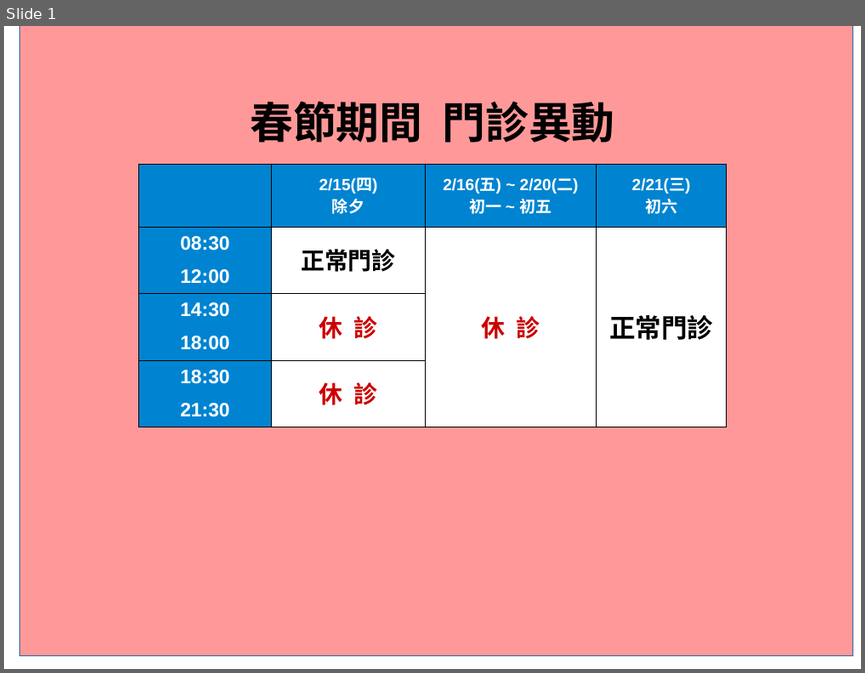
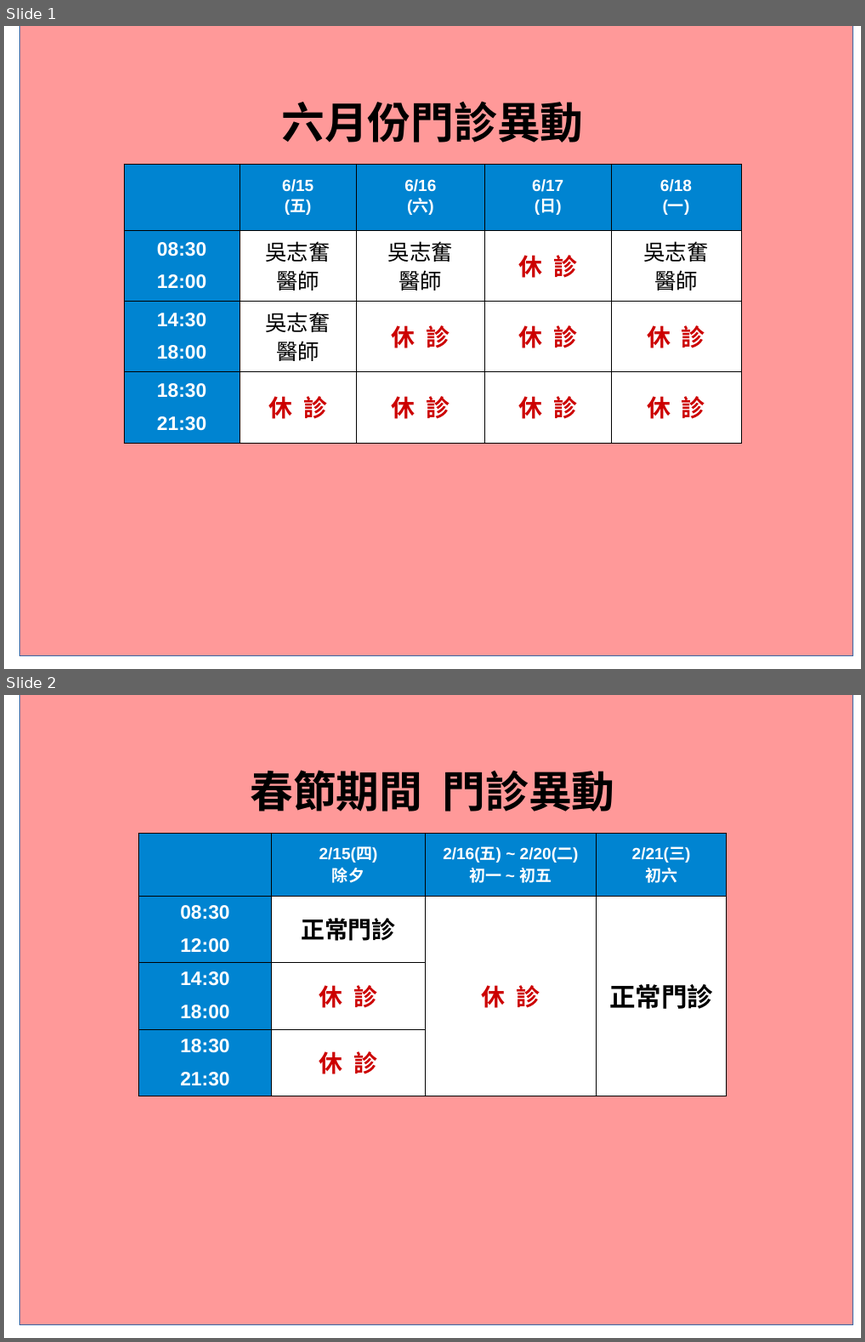
Before and after one commit to charming-clinic/charming-clinic.github.io, a slide deck: image/time2016.odp. Shown one above the other, each under a label of ours: slide 1 before the commit, slides 1 and 2 after it. The pictures are 865x673 and 865x1342 pixels, drawn with LibreOffice and Linux fonts; fonts in the diff are those of the drawing. Boxes give left, top, right and bottom in pixels: in the first picture for what was removed or moved away, otherwise in the second. Text is boxed around its words. In the diff, an @@ line names an element or a change of style, - is before the commit and + after.

```diff
--- a/image/time2016.odp
+++ b/image/time2016.odp
@@ slide 1 added at [4,26,861,669], background #FFFFFF @@
@@ rectangle added at [19,26,853,656], fill #FF9999, outline #3465A4 0 pt @@
@@ title added at [281,101,583,142], 40 pt, text #000000, bold @@
+六月份門診異動
@@ table added at [124,164,740,442], 4 rows, 5 columns @@
+ | 6/15 / (五) | 6/16 / (六) | 6/17 / (日) | 6/18 / (一)
+08:30 / 12:00 | 吳志奮 醫師 | 吳志奮 醫師 | 休 診 | 吳志奮 醫師
+14:30 / 18:00 | 吳志奮 醫師 | 休 診 | 休 診 | 休 診
+18:30 / 21:30 | 休 診 | 休 診 | 休 診 | 休 診
@@ what was slide 1 is now slide 2 @@
```
Also in this commit, not shown: 1 slide changed, 3 other files.
